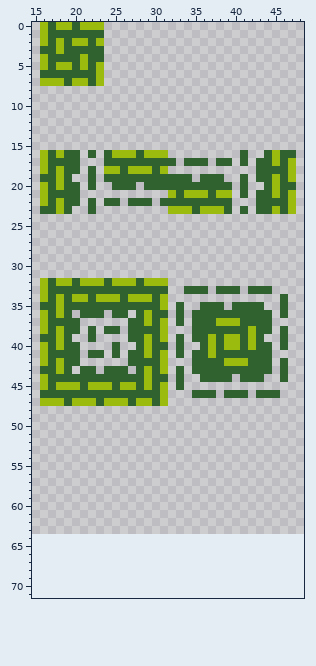
Two states of a pixel-art file, sewer-game/art/sewer_tiles_foreground.aseprite. Above, as it was before the edit.
64x64 pixels, 1 frame. Shown: x 15..48, y 0..71. The old version is drawn lined up with the new one, on the new canvas.
And afterwards:
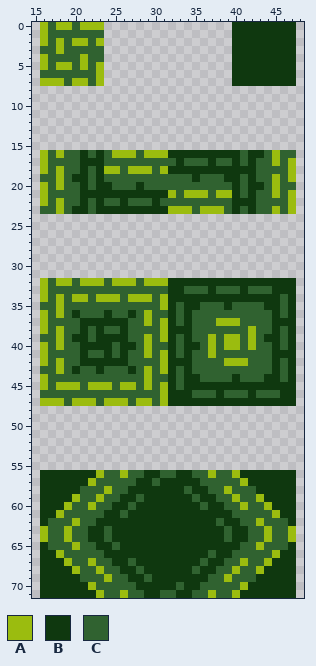
Palette (. is transparent): A #9bbc0f  B #0f380f  C #306230
Edits made:
canvas 64x64 -> 64x72
@@ x 38..48 @@
- 0 ...........
- 1 ...........
- 2 ...........
- 3 ...........
- 4 ...........
- 5 ...........
- 6 ...........
- 7 ...........
+ 0 ..BBBBBBBB.
+ 1 ..BBBBBBBB.
+ 2 ..BBBBBBBB.
+ 3 ..BBBBBBBB.
+ 4 ..BBBBBBBB.
+ 5 ..BBBBBBBB.
+ 6 ..BBBBBBBB.
+ 7 ..BBBBBBBB.
  8 ...........
@@ x 15..48 @@
 15 ..................................
-16 .ACACC.C.CAAACAAA.........C..CACC.
-17 .ACCCC...CCCCCCCCC.CCC.CC.C.CCACA.
-18 .ACACC.C.AACAAACA...........CCCCA.
-19 .CCAC..C.CCCCCCCCCCC.CCC..C.CCACA.
-20 .ACACC.C..CCC.CCCCCCCCCCC.C..CACC.
-21 .ACCCC...........ACAAACAA.C.CCACA.
-22 .ACACC.C.CC.CCC.CCCCCCCCC...CCCCA.
-23 .CCAC..C.........AAACAAAC.C.CCACA.
+16 .ACACCBCBCAAACAAABBBBBBBBBCBBCACC.
+17 .ACCCCBBBCCCCCCCCCBCCCBCCBCBCCACA.
+18 .ACACCBCBAACAAACABBBBBBBBBBBCCCCA.
+19 .CCACBBCBCCCCCCCCCCCBCCCBBCBCCACA.
+20 .ACACCBCBBCCCBCCCCCCCCCCCBCBBCACC.
+21 .ACCCCBBBBBBBBBBBACAAACAABCBCCACA.
+22 .ACACCBCBCCBCCCBCCCCCCCCCBBBCCCCA.
+23 .CCACBBCBBBBBBBBBAAACAAACBCBCCACA.
 24 ..................................
@@ x 15..48 @@
 31 ..................................
-32 .ACAACAAACAAACAAA.................
-33 .ACCCCCCCCCCCCCCC..CCC.CCC.CCC....
-34 .ACACAACAAACAAACA..............C..
-35 .CCACCCCCCCCCCCCA.C..CCC.CCCC..C..
-36 .ACAC.CCC.CC.CACC.C.CCCCCCCCCC.C..
-37 .ACCCC......CCACA.C.CCCAAACCCC....
-38 .ACACC.C.CC.CCCCA...CCCCCCCACC.C..
-39 .CCAC..C....CCACA.C.CCACAACAC..C..
-40 .ACACC....C..CACC.C..CACAACACC.C..
-41 .ACCCC.CC.C.CCACA.C.CCACCCCCCC....
-42 .ACACC......CCCCA...CCCCAAACCC.C..
-43 .CCAC.CC.CCC.CACA.C.CCCCCCCCCC.C..
-44 .ACCCCCCCCCCCCACC.C..CCCC.CCC..C..
-45 .ACAAACAAACAACACA.C...............
-46 .CCCCCCCCCCCCCCCA...CCC.CCC.CCC...
-47 .AAACAAACAAACAACA.................
+32 .ACAACAAACAAACAAABBBBBBBBBBBBBBBB.
+33 .ACCCCCCCCCCCCCCCBBCCCBCCCBCCCBBB.
+34 .ACACAACAAACAAACABBBBBBBBBBBBBBCB.
+35 .CCACCCCCCCCCCCCABCBBCCCBCCCCBBCB.
+36 .ACACBCCCBCCBCACCBCBCCCCCCCCCCBCB.
+37 .ACCCCBBBBBBCCACABCBCCCAAACCCCBBB.
+38 .ACACCBCBCCBCCCCABBBCCCCCCCACCBCB.
+39 .CCACBBCBBBBCCACABCBCCACAACACBBCB.
+40 .ACACCBBBBCBBCACCBCBBCACAACACCBCB.
+41 .ACCCCBCCBCBCCACABCBCCACCCCCCCBBB.
+42 .ACACCBBBBBBCCCCABBBCCCCAAACCCBCB.
+43 .CCACBCCBCCCBCACABCBCCCCCCCCCCBCB.
+44 .ACCCCCCCCCCCCACCBCBBCCCCBCCCBBCB.
+45 .ACAAACAAACAACACABCBBBBBBBBBBBBBB.
+46 .CCCCCCCCCCCCCCCABBBCCCBCCCBCCCBB.
+47 .AAACAAACAAACAACABBBBBBBBBBBBBBBB.
 48 ..................................
@@ x 15..48 @@
 55 ..................................
-56 ..................................
-57 ..................................
-58 ..................................
-59 ..................................
-60 ..................................
-61 ..................................
-62 ..................................
-63 ..................................
-64 ..................................
-65 ..................................
-66 ..................................
-67 ..................................
-68 ..................................
-69 ..................................
-70 ..................................
-71 ..................................
+56 .BBBBBBBACCACCBBCCBBCCACCABBBBBBB.
+57 .BBBBBBACCCCCBBCBBBBBCCCCCABBBBBB.
+58 .BBBBBCCCACCBBBBBBBCBBCCACCCBBBBB.
+59 .BBBBACCACCBBCBBBBBBCBBCCACCABBBB.
+60 .BBBACCACCBBCBBBBBBBBCBBCCACCABBB.
+61 .BBACCCCCBBCBBBBBBBBBBBBBCCCCCABB.
+62 .BCCCACCBBBBBBBBBBBBBBBCBBCCACCCB.
+63 .ACCACCBBCBBBBBBBBBBBBBBCBBCCACCA.
+64 .ACCACCBBCBBBBBBBBBBBBBBCBBCCACCA.
+65 .BCCCACCBBCBBBBBBBBBBBBBBBCCACCCB.
+66 .BBACCCCCBBBBBBBBBBBBBCBBCCCCCABB.
+67 .BBBACCACCBBCBBBBBBBBCBBCCACCABBB.
+68 .BBBBACCACCBBCBBBBBBCBBCCACCABBBB.
+69 .BBBBBCCCACCBBCBBBBBBBCCACCCBBBBB.
+70 .BBBBBBACCCCCBBBBBCBBCCCCCABBBBBB.
+71 .BBBBBBBACCACCBBCCBBCCACCABBBBBBB.
Where, in picture pixels (left, top, right, bottom), the same in both pictures:
added: (232, 22, 296, 86)
added: (72, 150, 264, 214)
added: (72, 278, 296, 406)
added: (40, 470, 296, 598)
